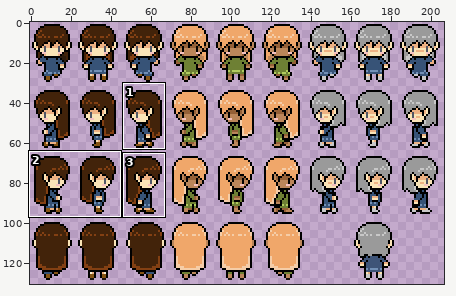
Edited in one commit: sprite sheet (Assets/Resources/Sprites/CharacterSprites/FEMALE_SPRITES.png). Above: a wide view before the commit, with the close-up outlined.
Close-up. Before the commit:
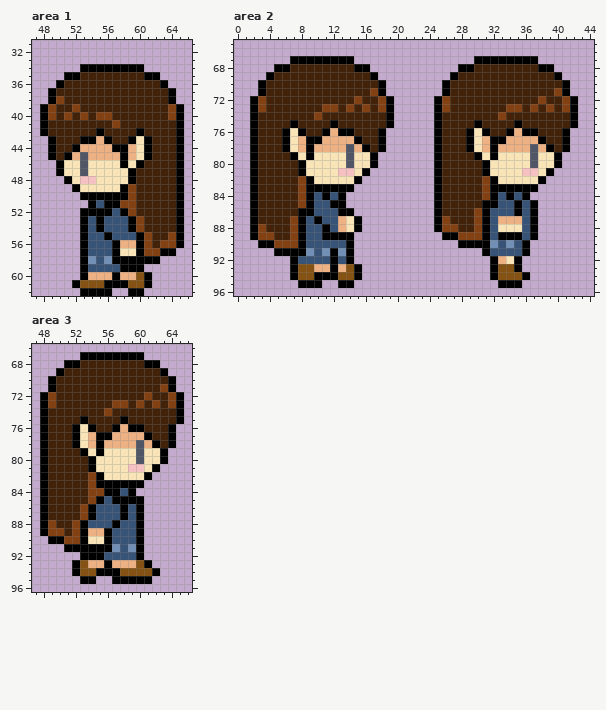
The file is 207x131 pixels. Colours within 5 levels of each other are drawn and written as one. Shown: area 1: x 47..66, y 31..62; area 2: x 0..44, y 65..96; area 3: x 47..66, y 66..96. The commit also changed other parts of the picture, which this record leaves out.
The same view after the edit:
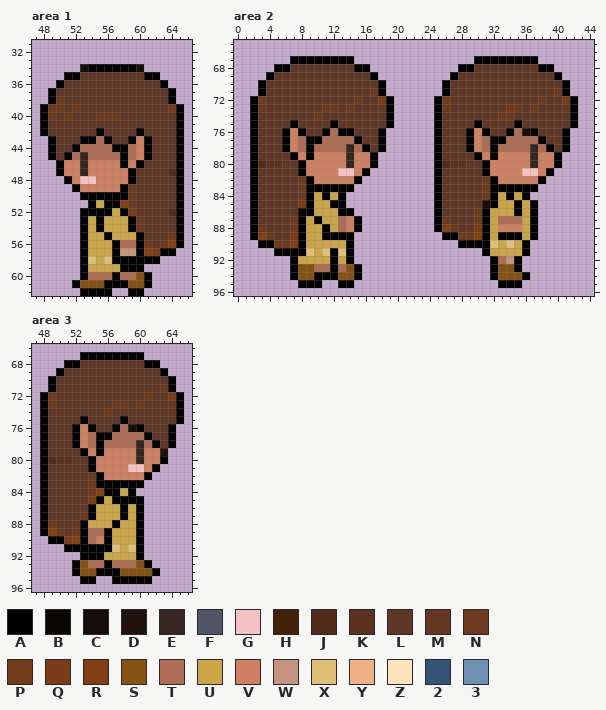
Palette (. is transparent): A #000000  B #0a0604  C #170d09  D #1f120c  E #352621  F #505665  G #f5c2c1  H #42230a  J #512d19  K #593320  L #5f3726  M #653822  N #6b3a1f  P #713b1c  Q #7a3d17  R #834013  S #845313  T #ad6d54  U #cba549  V #cd8162  W #c59481  X #dfc078  Y #edb183  Z #f9e4b7  2 #375377  3 #7290b6
Change:
Area 1:
y 34: x 53 A -> C; x 60 A -> C
y 35: x 53..60 HHHHHHHH -> LLLLLLLL
y 36: x 51..62 HHHHHHHHHHHH -> LLLLLLLLLLLL
y 37: x 50..63 HHHHHHHHHHHHHH -> LLLLLLLLLLLLLL
y 38: x 50..63 RHHHHHHHHHHHHH -> NLLLLLLLLLLLLL
y 39: x 49..64 RHHRHHHHHHHHHHHR -> NNLNLLLLLLLLLLLP
y 40: x 49..64 RHRHRHRRHHHHHHHR -> NLNLLLNNNLLLLLLL
y 41: x 49..64 HHHHHHHHRHHHHHHH -> LLLLLLLLLLLLLLLL
y 42: x 49..54 HHHHHH -> LLLLLL; x 56..59 HHHH -> LLLL; x 61..64 HHHH -> LLLL
y 43: x 50..52 HHH -> LLL; x 55 Y -> T; x 57..58 HH -> LL; x 60 Z -> V; x 62..64 HHH -> LLL
y 44: x 50..51 HH -> LL; x 53..56 YYYY -> TTTT; x 59..60 YZ -> TV; x 62..64 HHH -> LLL
y 45: x 50 H -> L; x 52..57 YFYYYY -> TETTTT; x 59..60 YZ -> TV; x 62..64 HHH -> LLL
y 46: x 51..57 ZZFZZZZ -> VVEVVVV; x 59 Z -> V; x 61..64 HHHH -> LLLL
y 47: x 51..58 ZZFZZZZZ -> VVEVVVVV; x 60..64 HHHHH -> LLLLJ
y 48: x 52 Z -> V; x 55..58 ZZZZ -> VVVV; x 60..64 HHHHH -> LLLLL
y 49: x 53..57 ZZZZZ -> VVVVV; x 59..64 RHHHHH -> NLLLLL
y 50: x 59..64 RHHHHH -> NLLLLL
y 51: x 55 2 -> U; x 59..64 RHHHHH -> NLLLLL
y 52: x 57 2 -> U; x 59..64 RHHHHH -> QLLLLJ
y 53..54: x 54 2 -> U; x 56..58 222 -> UUU; x 60..64 RHHHH -> NLLLL
y 55: x 54..55 22 -> UU; x 57..59 222 -> UUU; x 61..64 RHHR -> LLLN
y 56: x 54..56 222 -> UUU; x 58..59 YY -> TT; x 61..63 RHR -> NLN
y 57: x 54..56 222 -> UUU; x 58..59 ZZ -> WW; x 62 R -> Q
y 58: x 54..56 323 -> XUX
y 59: x 54..57 2222 -> UUUU
y 60: x 54..56 YYY -> TTT; x 58..59 YY -> TT
Area 2:
y 68: x 7..14 HHHHHHHH -> LLLLLLLL; x 30..37 HHHHHHHH -> LLLLLLLL
y 69: x 5..16 HHHHHHHHHHHH -> LLLLLLLLLLLL; x 28..39 HHHHHHHHHHHH -> LLLLLLLLLLLL
y 70: x 4..17 HHHHHHHHHHHHHH -> LLLLLLLLLLLLLL; x 27..40 HHHHHHHHHHHHHH -> LLLLLLLLLLLLLL
y 71: x 4..17 HHHHHHHHHHHHHR -> LLLLLLLLLLLLLN; x 27..40 HHHHHHHHHHHHHR -> LLLLLLLLLLLLLN
y 72: x 3..18 RHHHHHHHHHHHRHHR -> PLLLLLLLLLLLNLLQ; x 26..41 RHHHHHHHHHHHRHHR -> PLLLLLLLLLLLNLLQ
y 73: x 3..18 RHHHHHHHRRHRHRHR -> NLLLLLLLNNLNLLLM; x 26..41 RHHHHHHHRRHRHRHR -> NLLLLLLLNNLNLLLM
y 74: x 3..18 HHHHHHHRHHHHHHHH -> LLLLLLLNLLLLLLLL; x 26..41 HHHHHHHRHHHHHHHH -> LLLLLLLNNLLLLLLL
y 75: x 3..6 HHHH -> LLLL; x 8..11 HHHH -> LLLL; x 13..18 HHHHHH -> LLLLLL; x 26..29 HHHH -> LLLL; x 31..34 HHHH -> LLLL; x 36..41 HHHHHH -> LLLLLL
y 76: x 3..5 HHH -> LLL; x 7 Z -> V; x 9..10 HH -> LL; x 12 Y -> T; x 15..17 HHH -> LLL; x 26..28 HHH -> LLL; x 30 Z -> V; x 32..33 HH -> LL; x 35..36 YA -> TC; x 38..40 HHH -> LLL
y 77: x 3..5 HHH -> LLL; x 7..8 ZY -> VT; x 11..14 YYYY -> TTTT; x 16..17 HH -> LL; x 26..28 HHH -> LLL; x 30..31 ZY -> VT; x 34..37 YYYY -> TTTT; x 39..40 HH -> LL
y 78: x 3..5 HHH -> LLL; x 7..8 ZY -> VT; x 10..15 YYYYFY -> TTTTET; x 17 H -> L; x 26..28 HHH -> LLL; x 30..31 ZY -> VT; x 33..38 YYYYFY -> TTTTET; x 40 H -> L
y 79: x 3..6 HHHH -> LLLL; x 8 Z -> V; x 10..16 ZZZZFZZ -> VVVVEVV; x 26..29 HHHH -> LLLL; x 31 Z -> V; x 33..39 ZZZZFZZ -> VVVVEVV
y 80: x 3..7 HHHHH -> JKKLL; x 9..16 ZZZZZFZZ -> VVVVVEVV; x 26..30 HHHHH -> JKKLL; x 32..39 ZZZZZFZZ -> VVVVVEVV
y 81: x 3..7 HHHHH -> LLLLL; x 9..12 ZZZZ -> VVVV; x 15 Z -> V; x 26..30 HHHHH -> LLLLL; x 32..35 ZZZZ -> VVVV; x 38 Z -> V
y 82: x 3..8 HHHHHR -> LLLLLN; x 10..14 ZZZZZ -> VVVVV; x 26..31 HHHHHR -> LLLLLN; x 33..37 ZZZZZ -> VVVVV
y 83: x 3..8 HHHHHR -> LLLLLN; x 26..31 HHHHHR -> LLLLLN
y 84: x 3..8 HHHHHR -> LLLLLN; x 10 2 -> U; x 12 2 -> U; x 26..31 HHHHHR -> LLLLLN; x 33 2 -> U; x 35 2 -> U
y 85: x 3..8 HHHHHR -> LLLLLQ; x 10..11 22 -> UU; x 26..31 HHHHHA -> LLLLLC; x 33..34 22 -> UU; x 36 2 -> U
y 86: x 3..8 HHHHHA -> LLLLLB; x 10..12 222 -> UUU; x 26..30 HHHHR -> LLLLN; x 32..34 222 -> UUU; x 36 2 -> U
y 87: x 3..7 HHHHR -> LLLLN; x 9 2 -> U; x 11..14 22YZ -> UUTV; x 26..30 RHHHR -> NLLLN; x 32..36 2YYY2 -> UTTTU
y 88: x 3..7 RHHHR -> NLLLN; x 9..10 22 -> UU; x 12..14 2YZ -> UTV; x 27..30 RHHR -> NLLQ; x 32..36 2ZZZ2 -> UVVVU
y 89: x 4..7 RHHR -> NLLQ; x 9..10 22 -> UU; x 28..29 RR -> PN; x 32 2 -> U; x 36 2 -> U
y 90: x 5..6 RR -> PN; x 9..13 22222 -> UUUUU; x 32..35 3232 -> XUXU
y 91: x 9..11 323 -> XUX; x 13 3 -> X; x 32..35 2222 -> UUUU
y 92: x 8..11 2222 -> UUUU; x 13 2 -> U; x 33..34 YZ -> TW
y 93: x 10..11 YY -> TT; x 13 Y -> T
Area 3:
y 68: x 53..60 HHHHHHHH -> LLLLLLLL
y 69: x 51..62 HHHHHHHHHHHH -> LLLLLLLLLLLL
y 70: x 50..63 HHHHHHHHHHHHHH -> LLLLLLLLLLLLLL
y 71: x 50..63 HHHHHHHHHHHHHR -> LLLLLLLLLLLLLN
y 72: x 49..64 RHHHHHHHHHHHRHHR -> PLLLLLLLLLLLNLLQ
y 73: x 49..64 RHHHHHHHRRHRHRHR -> NLLLLLLLNNLNLLLM
y 74: x 49..64 HHHHHHHRHHHHHHHH -> LLLLLLLNLLLLLLLL
y 75: x 49..52 HHHH -> LLLL; x 54..57 HHHH -> LLLL; x 59..64 HHHHHH -> LLLLLL
y 76: x 49..51 HHH -> LLL; x 53 Z -> V; x 55..56 HH -> LL; x 58..59 YA -> TC; x 61..63 HHH -> LLL
y 77: x 49..51 HHH -> LLL; x 53..54 ZY -> VT; x 57..60 YYYY -> TTTT; x 62..63 HH -> LL
y 78: x 49..51 HHH -> LLL; x 53..54 ZY -> VT; x 56..61 YYYYFY -> TTTTET; x 63 H -> L
y 79: x 49..52 HHHH -> LLLL; x 54 Z -> V; x 56..63 ZZZZFZZA -> VVVVEVVD
y 80: x 49..53 HHHHH -> JKKLL; x 55..62 ZZZZZFZZ -> VVVVVEVV
y 81: x 49..53 HHHHH -> LLLLL; x 55..58 ZZZZ -> VVVV; x 61 Z -> V
y 82: x 49..54 HHHHHR -> LLLLLN; x 56..60 ZZZZZ -> VVVVV
y 83: x 49..54 HHHHHR -> LLLLLN
y 84: x 49..54 HHHHHR -> LLLLLN; x 58 2 -> U
y 85: x 49..54 HHHHHR -> LLLLLQ; x 56 2 -> U
y 86: x 49..53 HHHHR -> LLLLM; x 55..57 222 -> UUU; x 59 2 -> U
y 87: x 49..53 HHHHR -> LLLLN; x 55..57 222 -> UUU; x 59 2 -> U
y 88: x 49..52 RHHR -> NLLM; x 54..56 222 -> UUU; x 58..59 22 -> UU
y 89: x 50..52 RHR -> NLN; x 54..55 YY -> TT; x 57..59 222 -> UUU
y 90: x 51 R -> Q; x 54..55 ZZ -> TV; x 57..59 222 -> UUU
y 91: x 57..59 323 -> XUX
y 92: x 56..59 2222 -> UUUU
y 93: x 54..55 YY -> TT; x 57..59 YYY -> TTT
Pixel boxes of the changes (left, top, right, bottom) in both close-ups:
changed: (48, 64, 176, 280)
changed: (258, 64, 386, 272)
changed: (442, 64, 570, 264)
changed: (48, 360, 176, 568)
